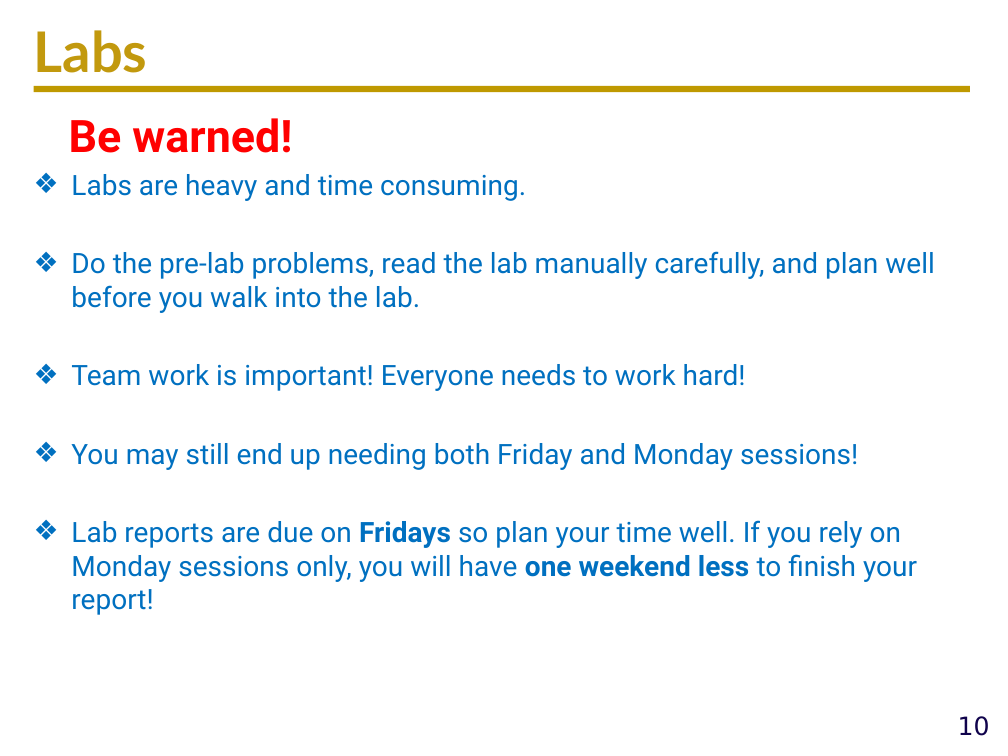
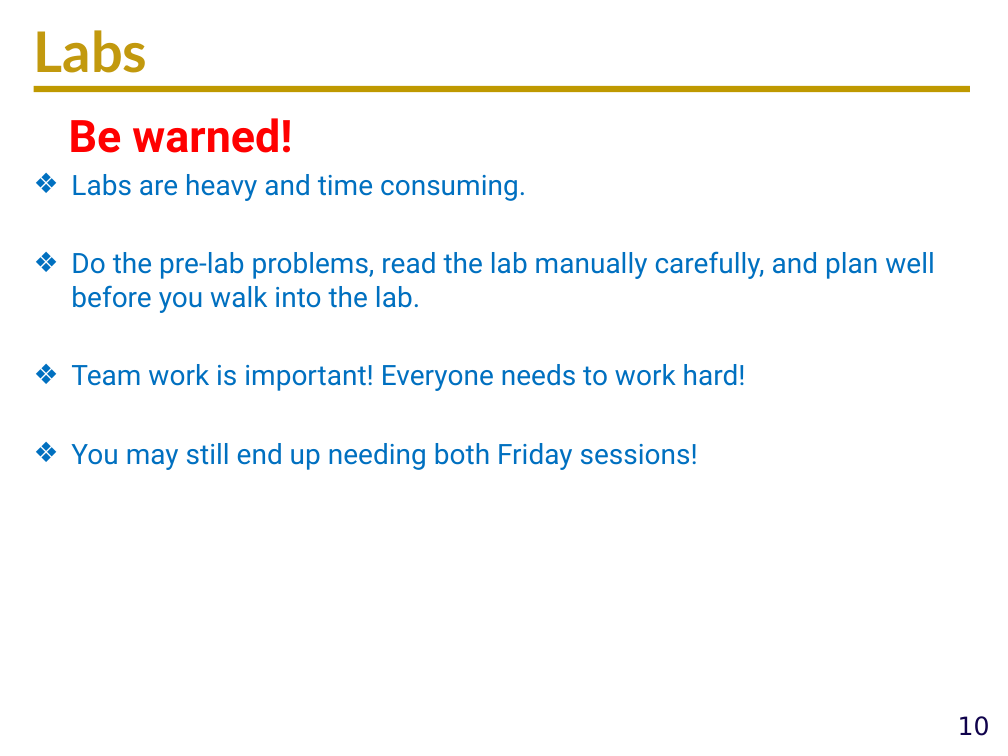
Before and after one commit to ucdart/UCD-EEC134, a slide deck: slide 10 of lectures/lec0/Lec0-CourseMechanisms.pptx. Drawn at 1008x756 pixels with LibreOffice and Linux fonts; fonts in the diff are those of the drawing; background and template pictures are left out. Boxes give left, top, right and bottom in pixels: in the first picture for what was removed or moved away, otherwise in the second. Text is boxed around its words. In the diff, an @@ line names an element or a change of style, - is before the commit and + after.

Commit message:
update lecture 0

```diff
--- a/lectures/lec0/Lec0-CourseMechanisms.pptx
+++ b/lectures/lec0/Lec0-CourseMechanisms.pptx
@@ text at <box>71,443,698,470</box>: text changed @@
-❖ You may still end up needing both Friday and Monday sessions!
-❖ Lab reports are due on Fridays so plan your time well. If you rely on Monday sessions only, you will have one weekend less to finish your report!
+❖ You may still end up needing both Friday sessions!
```
Also in this commit, not shown: 1 other slide changed.
